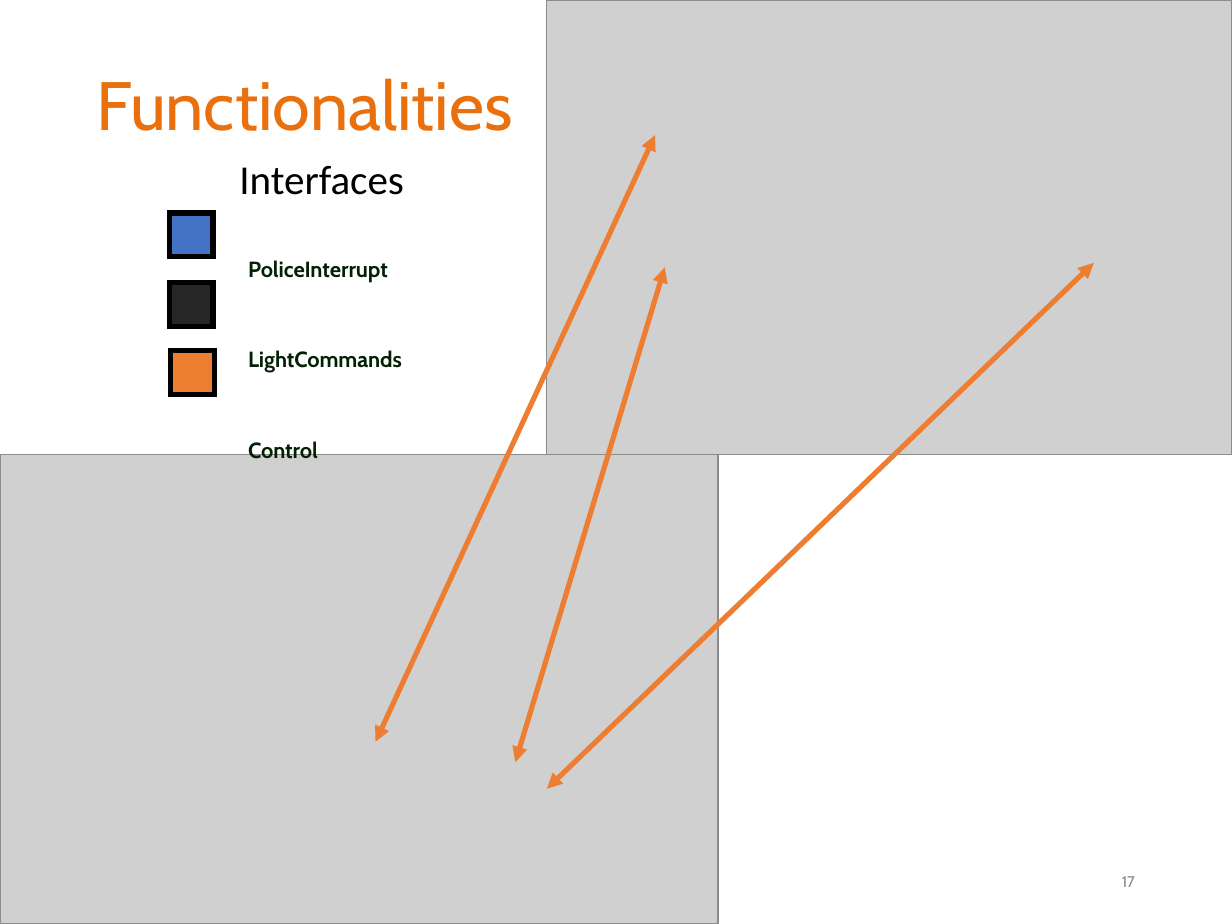
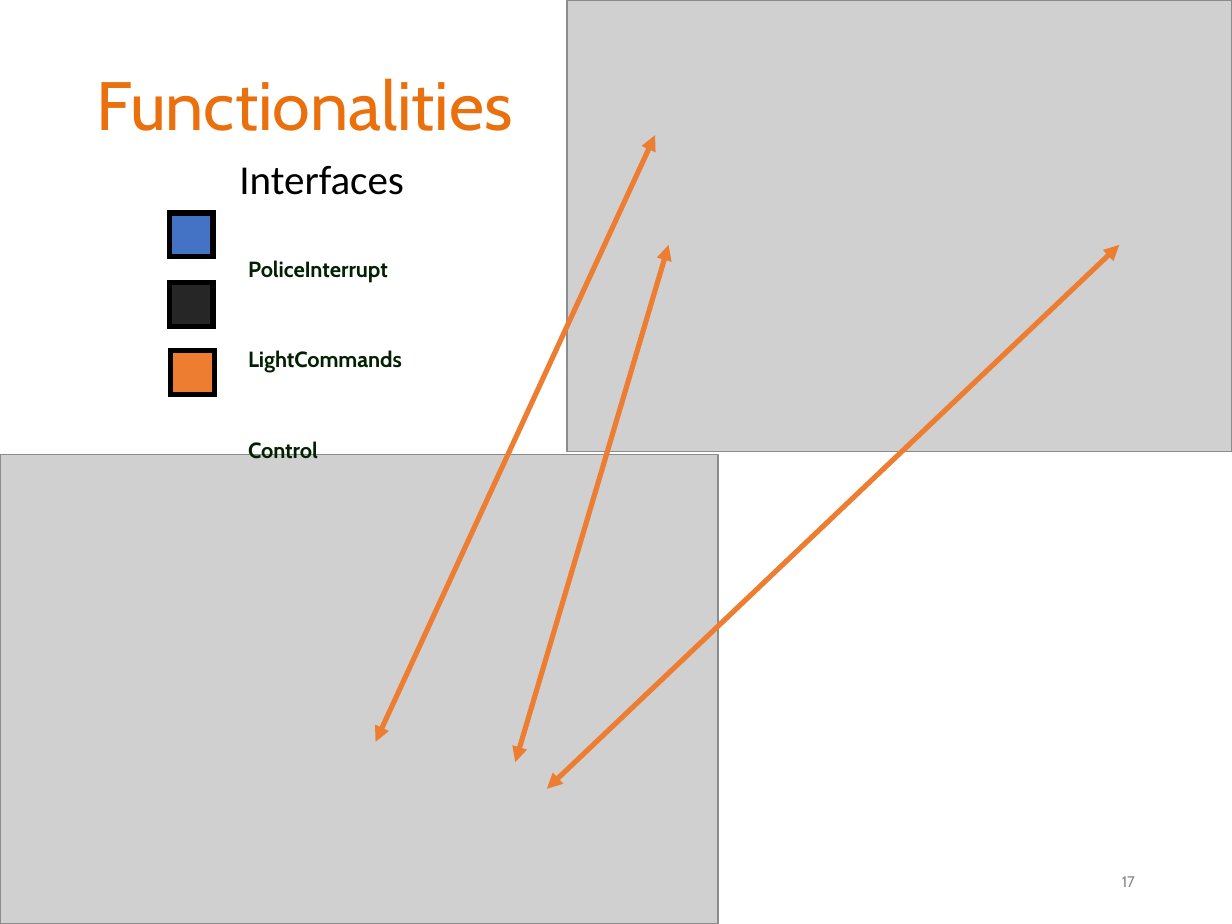
Before and after one commit to grbeni/minisymp2018, a slide deck: slide 17 of presentation/gb_mv_gamma.pptx. Drawn at 1232x924 pixels with LibreOffice and Linux fonts; fonts in the diff are those of the drawing; grey boxes stand for pictures; background and template pictures are left out. Boxes give left, top, right and bottom in pixels: in the first picture for what was removed or moved away, otherwise in the second. Text is boxed around its words. In the diff, an @@ line names an element or a change of style, - is before the commit and + after.

```diff
--- a/presentation/gb_mv_gamma.pptx
+++ b/presentation/gb_mv_gamma.pptx
@@ picture: place and size @@
-picture at (546, 0, 1232, 455)
+picture at (567, 1, 1232, 452)
@@ double arrow moved from (515, 763) - (665, 267) to (515, 763) - (669, 245) @@
@@ double arrow moved from (547, 788) - (1094, 262) to (547, 788) - (1120, 245) @@
```
Also in this commit, not shown: 3 other slides changed.
